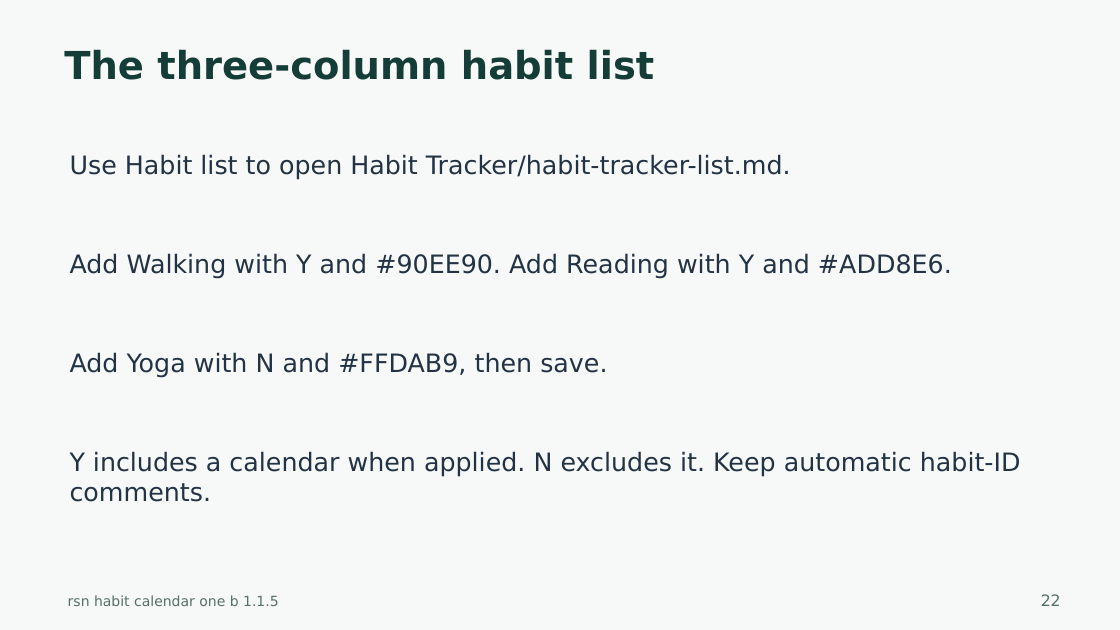
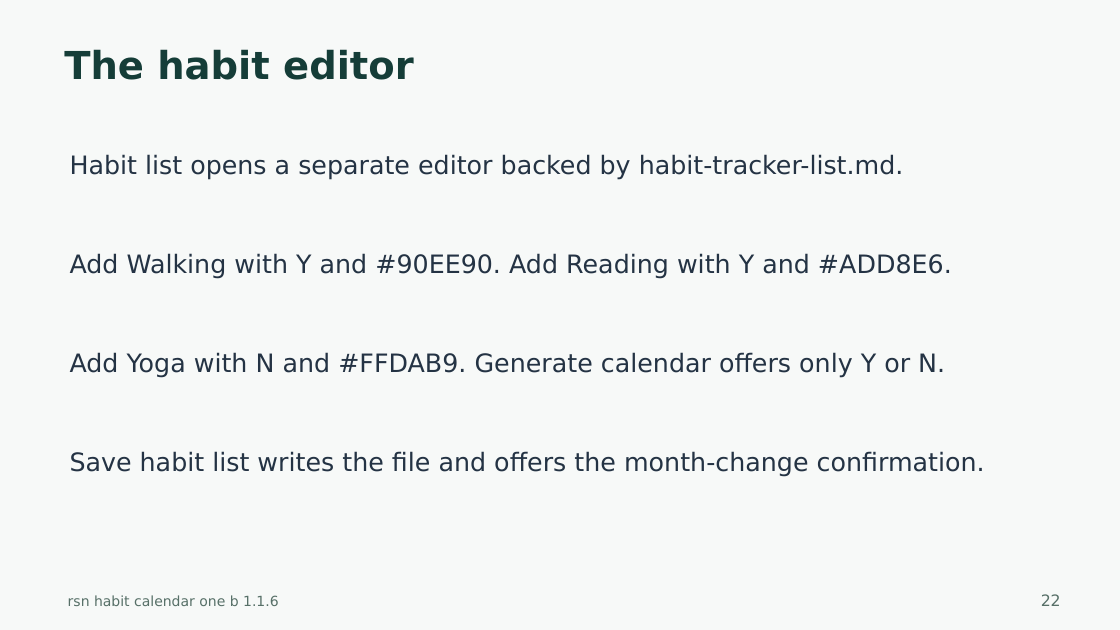
Before and after one commit to harharhari/rsn-habit-tracker-obsidian-plugin, a slide deck: slide 22 of docs/rsn-habit-calendar-one-b-tutorial.pptx. Drawn at 1120x630 pixels with LibreOffice and Linux fonts; fonts in the diff are those of the drawing. Boxes give left, top, right and bottom in pixels: in the first picture for what was removed or moved away, otherwise in the second. Text is boxed around its words. In the diff, an @@ line names an element or a change of style, - is before the commit and + after.

Commit message:
1. simplification of plugin 2. habit trackerversion 1.1.6 3. as on 2026-10-24

```diff
--- a/docs/rsn-habit-calendar-one-b-tutorial.pptx
+++ b/docs/rsn-habit-calendar-one-b-tutorial.pptx
@@ text at (x1=64, y1=49, x2=414, y2=80): text changed @@
-The three-column habit list
+The habit editor
@@ text at (x1=70, y1=154, x2=904, y2=180): text changed @@
-Use Habit list to open Habit Tracker/habit-tracker-list.md.
+Habit list opens a separate editor backed by habit-tracker-list.md.
@@ text at (x1=70, y1=352, x2=945, y2=378): text changed @@
-Add Yoga with N and #FFDAB9, then save.
+Add Yoga with N and #FFDAB9. Generate calendar offers only Y or N.
@@ text at (x1=70, y1=451, x2=985, y2=477): text changed @@
-Y includes a calendar when applied. N excludes it. Keep automatic habit-ID comments.
+Save habit list writes the file and offers the month-change confirmation.
@@ text at (x1=68, y1=595, x2=279, y2=606): text changed @@
-rsn habit calendar one b 1.1.5
+rsn habit calendar one b 1.1.6
```
Also in this commit, not shown: 40 other slides changed, 3 slides added, 40 other files.
